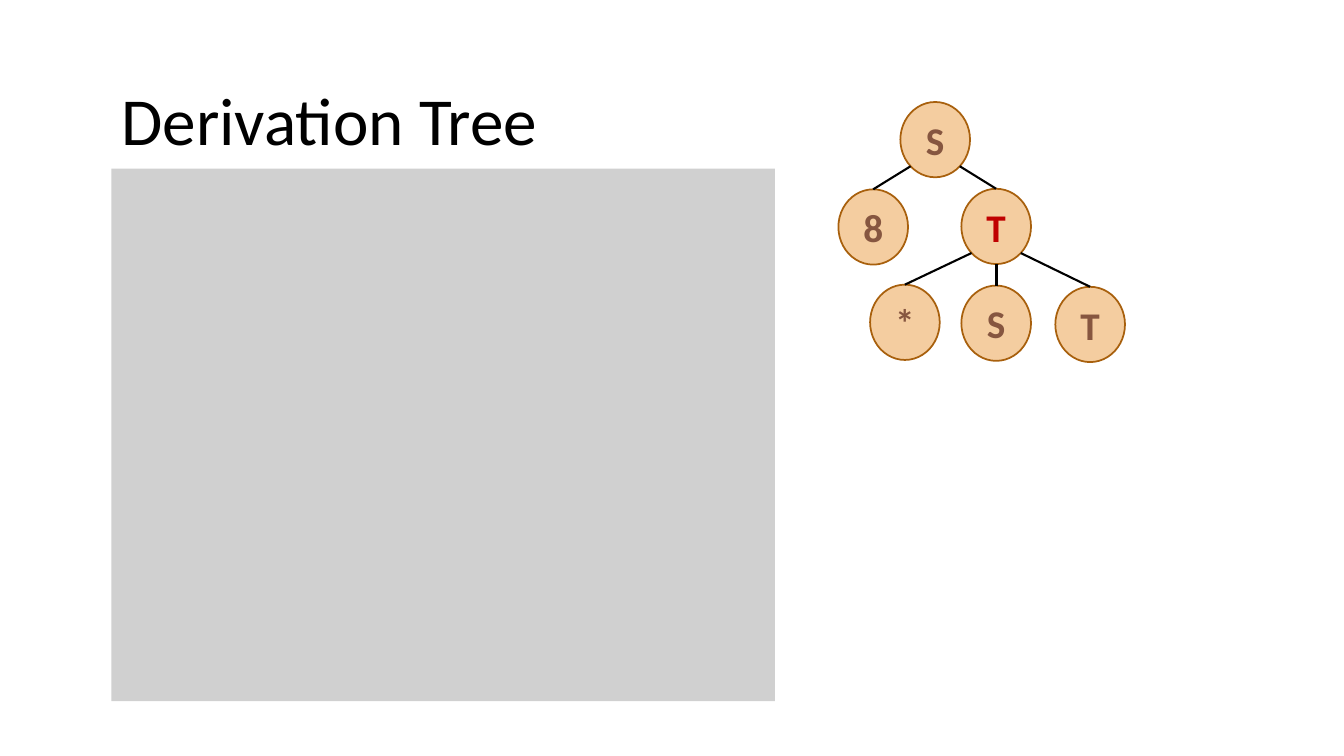
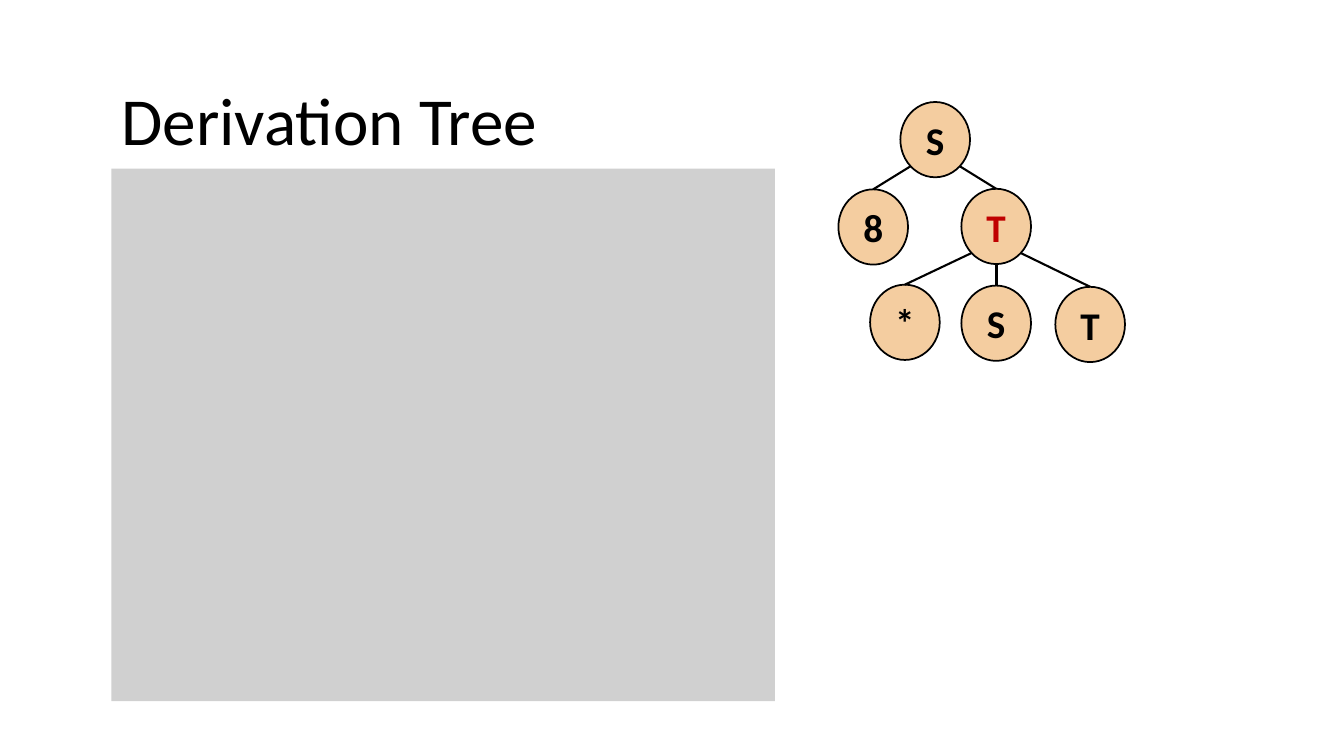
Before and after one commit to nivshani/compilation, a slide deck: slide 53 of slides/top_down_parsing.pptx (slide 51 before the commit). Drawn at 1344x756 pixels with LibreOffice and Linux fonts; fonts in the diff are those of the drawing; grey boxes stand for pictures. Boxes give left, top, right and bottom in pixels: in the first picture for what was removed or moved away, otherwise in the second. Text is boxed around its words. In the diff, an @@ line names an element or a change of style, - is before the commit and + after.

```diff
--- a/slides/top_down_parsing.pptx
+++ b/slides/top_down_parsing.pptx
@@ ellipse "T" at <box>962,189,1031,264</box>: outline #A9610D 1.25 pt to #000000 1.25 pt @@
@@ text colour #865640 to #000000; outline #A9610D 1.25 pt to #000000 1.25 pt in 5 elements at <box>900,102,970,177</box>, <box>839,190,908,265</box>, <box>962,285,1031,361</box>, <box>1056,287,1125,363</box>, <box>870,284,940,360</box> @@
```
Also in this commit, not shown: 28 other slides changed, 2 slides added, 1 other file.
